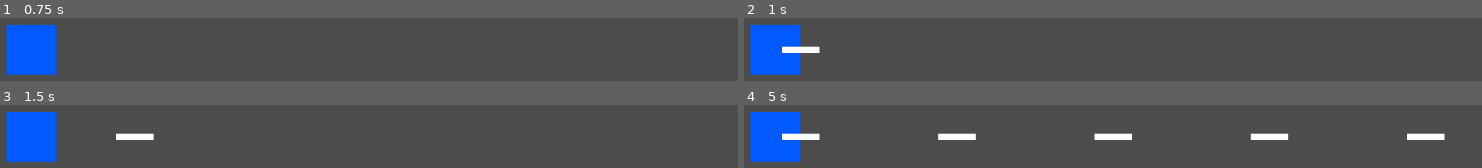
Above: before the commit, frames 1-4 (two rows, left to right).
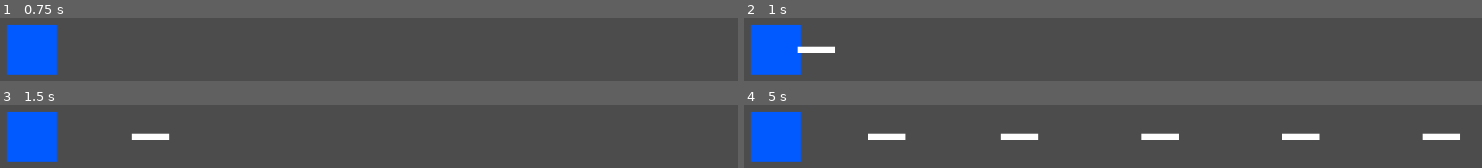
Above: after the commit, the same moments.

Repository: Flying-Octopus-Team/Asterielle
Game: Godot game, scene res://Scenes/World.tscn
Same seed, same stepped clock (60 frames per second), same inputs: the game is played once before the commit and once after it.
Inputs (mouse positions are in pixels of both pictures, inside the frame that each line leads up to):
- Up to frame 1 (0.75 s): tap Enter at 0.5 s; move the mouse to (outside the picture) at 0.52 s; click (outside the picture) at 0.67 s
- Up to frame 2 (1 s): no input
- Up to frame 3 (1.5 s): move the mouse to (outside the picture) at 1.27 s; click (outside the picture) at 1.42 s
- Up to frame 4 (5 s): move the mouse to (outside the picture) at 2.02 s; click (outside the picture) at 2.17 s; move the mouse to (outside the picture) at 2.77 s; click (outside the picture) at 2.92 s; move the mouse to (outside the picture) at 3.52 s; click (outside the picture) at 3.67 s; move the mouse to (outside the picture) at 4.27 s; click (outside the picture) at 4.42 s

Frame 1 is identical in both runs. In frame 2, 0.5% of the frame differs, in the area x 5-13%, y 44-56%; in frame 3, 0.5%; in frame 4, 4.9%, in the area x 5-98%, y 44-56%.

Commit message:
Add function of decreasing time to next arrow

Diff:
--- a/Scripts/Elf.gd
+++ b/Scripts/Elf.gd
@@ -17,6 +17,11 @@
 	if next_arrow_timer <= 0:
 		shot_arrow()
 
+func _input(event):
+	if event is InputEventMouseButton:
+		if Input.get_mouse_button_mask() == 1:
+			next_arrow_timer -= 0.1
+
 func shot_arrow():
 	restart_arrow_timer()
 
